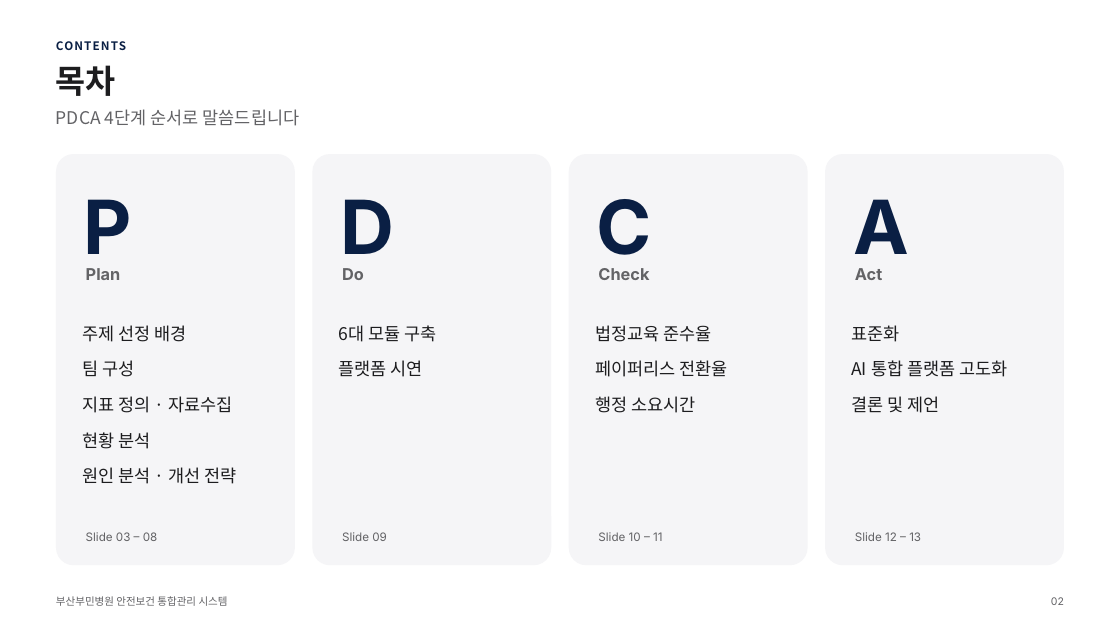
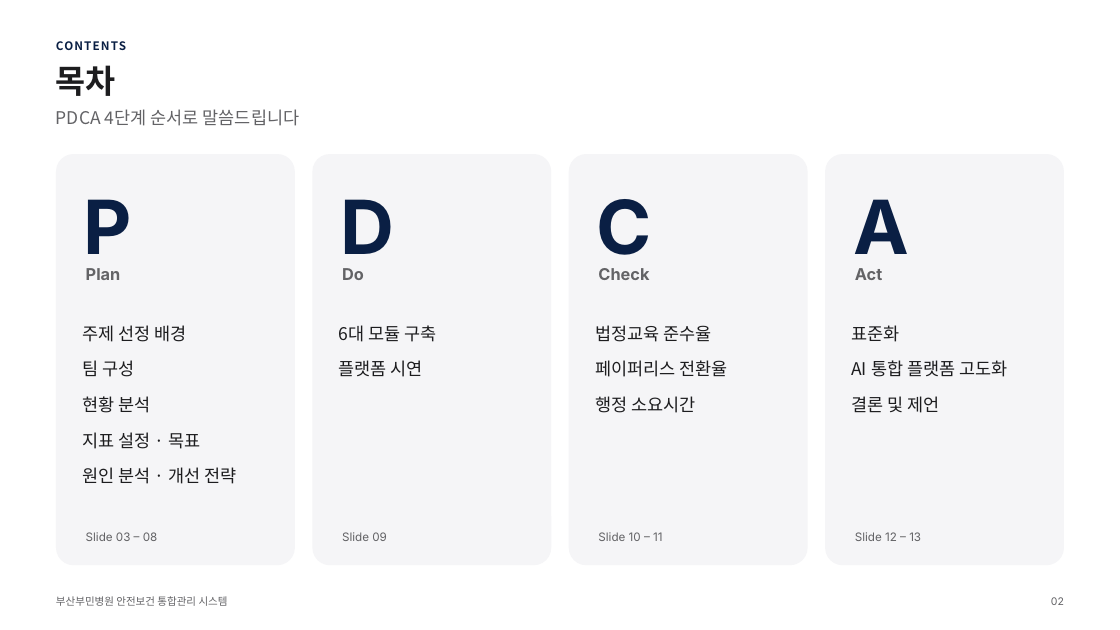
Before and after one commit to buminhealth/health, a slide deck: slide 2 of docs/QI_경진대회_발표_애플.pptx. Drawn at 1120x630 pixels with LibreOffice and Linux fonts; fonts in the diff are those of the drawing. Boxes give left, top, right and bottom in pixels: in the first picture for what was removed or moved away, otherwise in the second. Text is boxed around its words. In the diff, an @@ line names an element or a change of style, - is before the commit and + after.

```diff
--- a/docs/QI_경진대회_발표_애플.pptx
+++ b/docs/QI_경진대회_발표_애플.pptx
@@ text at box(82, 396, 232, 413): paragraph removed @@
-지표 정의 · 자료수집
@@ text at box(82, 432, 200, 449): paragraph added @@
+지표 설정 · 목표
```
Also in this commit, not shown: 3 other slides changed, 4 other files.
